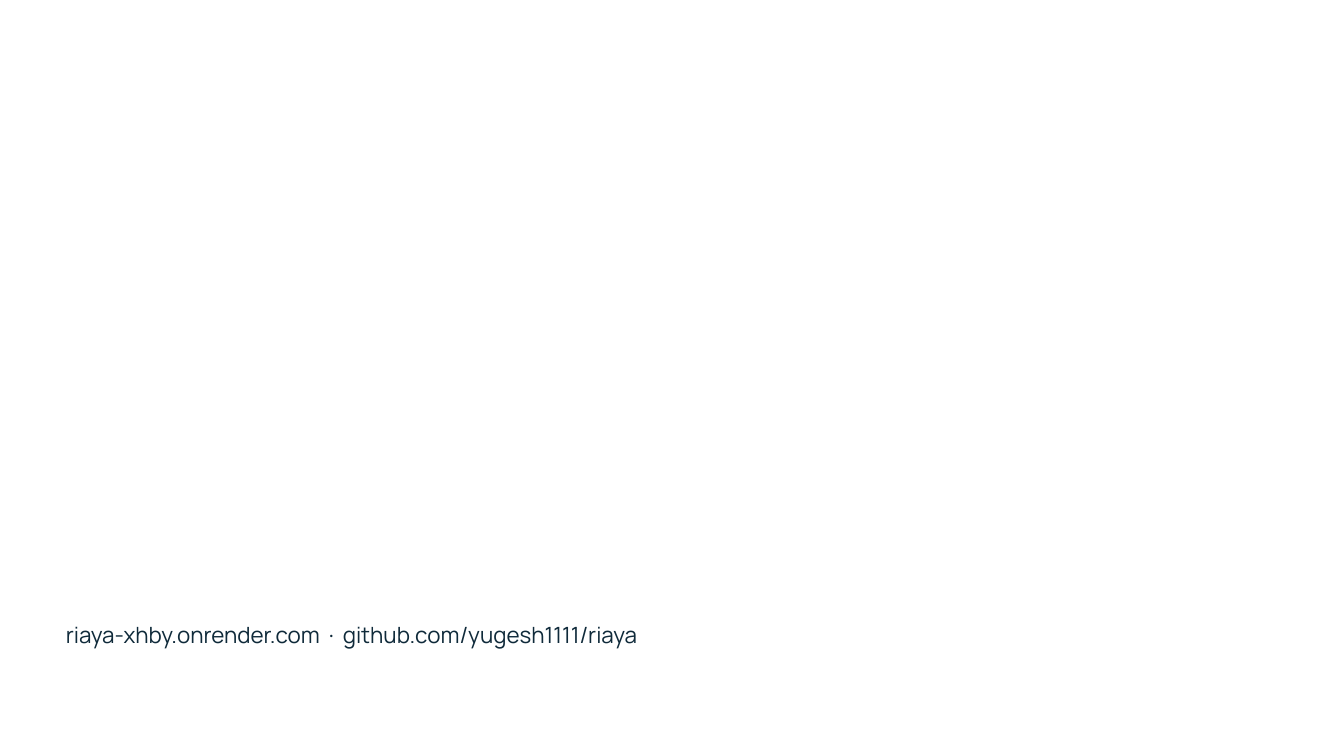
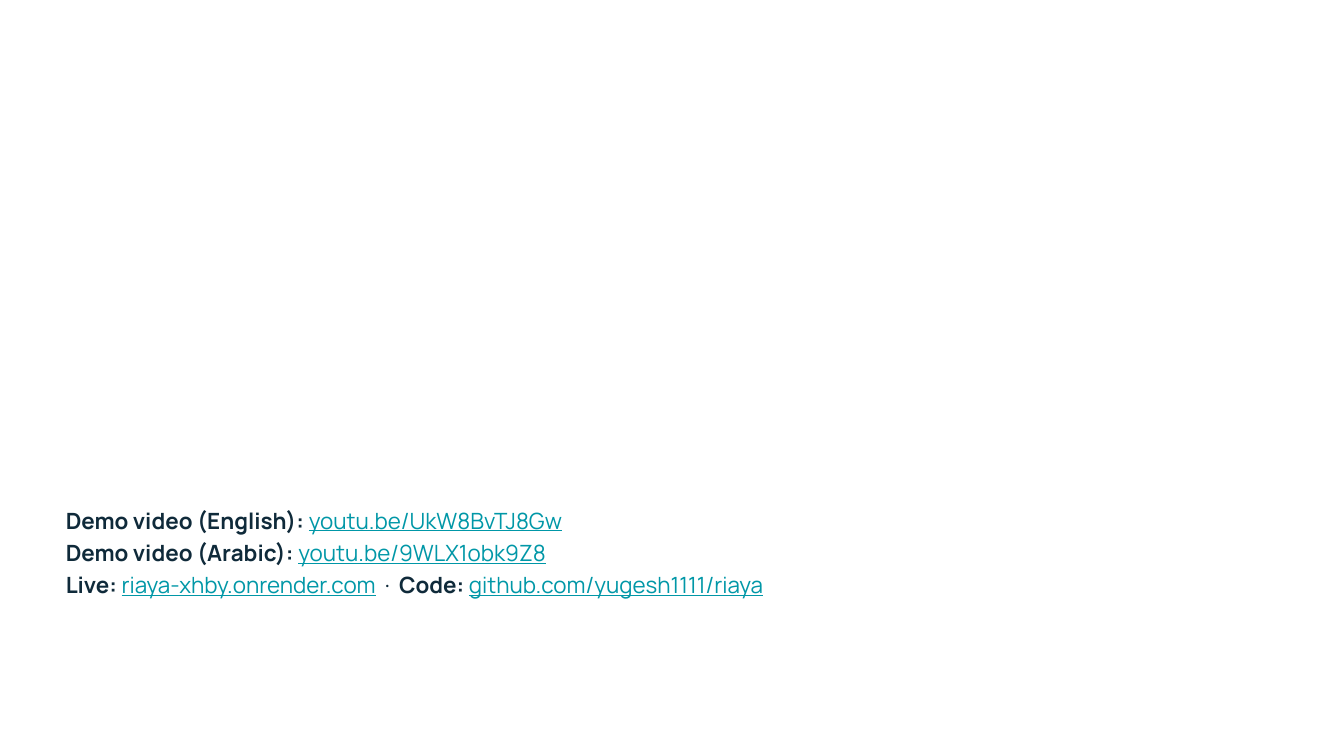
Before and after one commit to yugesh1111/riaya, a slide deck: slide 15 of docs/Riaya_Submission.pptx. Drawn at 1344x756 pixels with LibreOffice and Linux fonts; fonts in the diff are those of the drawing; background and template pictures are left out. Boxes give left, top, right and bottom in pixels: in the first picture for what was removed or moved away, otherwise in the second. Text is boxed around its words. In the diff, an @@ line names an element or a change of style, - is before the commit and + after.

```diff
--- a/docs/Riaya_Submission.pptx
+++ b/docs/Riaya_Submission.pptx
@@ text at bbox=[66, 510, 763, 599]: text changed; text colour #0F2A3A to #0097A7 @@
-riaya-xhby.onrender.com · github.com/yugesh1111/riaya
+Demo video (English): youtu.be/UkW8BvTJ8Gw
+Demo video (Arabic): youtu.be/9WLX1obk9Z8
+Live: riaya-xhby.onrender.com · Code: github.com/yugesh1111/riaya
```
Also in this commit, not shown: 2 other slides changed, 1 other file.
